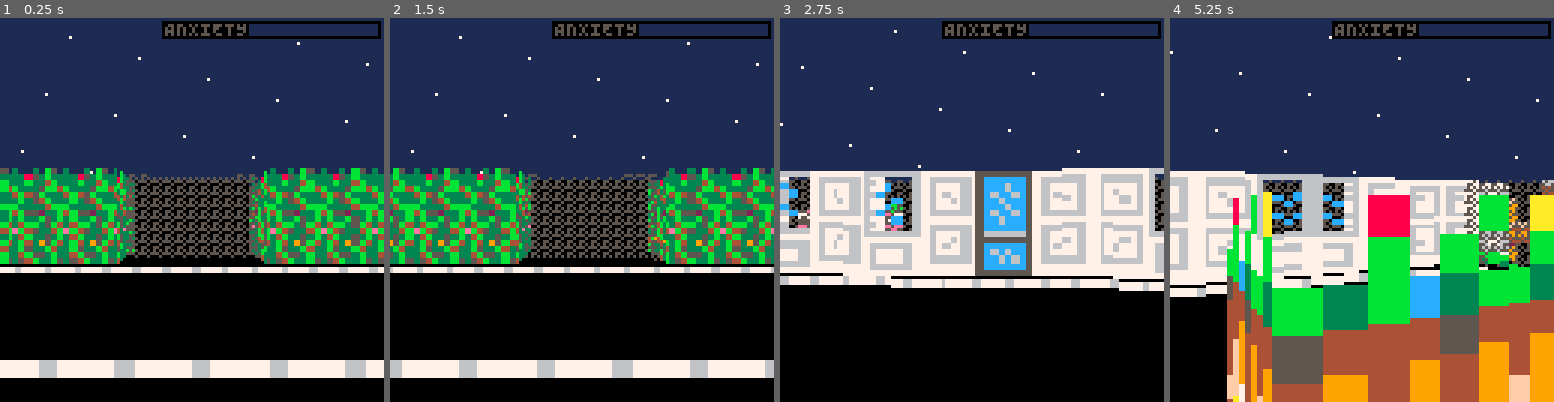
Above: before the commit, frames 1-4 (left to right).
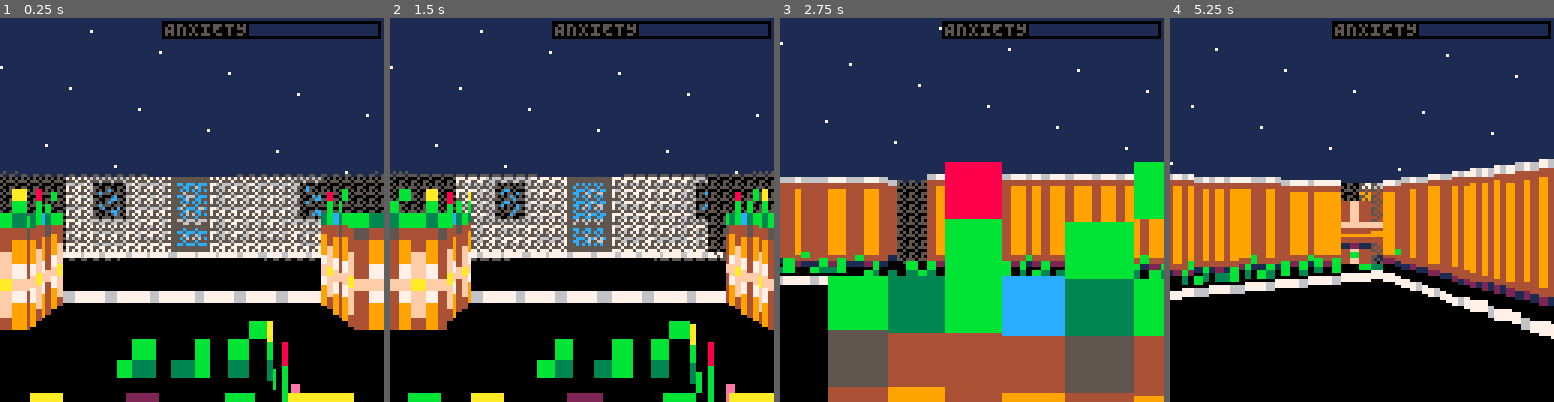
Above: after the commit, the same moments.

Repository: jcwilk/anx
Game: PICO-8 cartridge anx.p8
The game is run twice, just before and just after one commit, with the same random seed, the same clock (stepped at 60 frames per second) and the same inputs.
Inputs:
- Up to frame 1 (0.25 s): no input
- Up to frame 2 (1.5 s): tap X (X key) at 0.33, 1.07 s; tap O (Z key) at 0.7 s
- Up to frame 3 (2.75 s): hold Right 1.6-2.1 s; tap O (Z key) at 1.7, 2.1, 2.5 s; tap X (X key) at 1.85 s; hold Up 2.15-2.42 s; hold Right from 2.47 s (still down)
- Up to frame 4 (5.25 s): tap O (Z key) every 0.4 s from 2.9 to 4.9 s; tap X (X key) at 2.97, 4.08, 5.2 s; release Right at 3.03 s; hold Left 3.08-3.58 s; hold Down 3.63-3.97 s; hold Right 4.02-4.68 s; hold Up 4.73-5.03 s; hold Left from 5.08 s (still down)

The runs differ from the first frame. In frame 1, 34% of the frame differs, in the area x 0-100%, y 3-100%; in frame 2, 34%; in frame 3, 56%, in the area x 0-100%, y 2-100%; in frame 4, 54%.

Commit message:
Make mobs avoid each other, still a bit buggy

Diff:
--- a/anx.p8
+++ b/anx.p8
@@ -830,30 +830,44 @@
   end
  end
 
+ local function is_other_mob(mob,x,y)
+  if mob_round_map[x] and mob_round_map[x][y] then
+   for mindex=1,#mob_round_map[x][y] do
+    if mob_round_map[x][y][mindex].id != mob.id then
+     return true
+    end
+   end
+  end
+  return false
+ end
+
+ local function reset_mob_path(mob)
+  local check_can_pass = function(x,y)
+
+   return (not is_other_mob(mob,x,y)) and ( not is_sprite_wall(mapget(x,-y))) or (not is_sprite_wall_solid(mapget(x,-y)) )
+  end
+
+  --(sx,sy,fx,fy,max_length,check_can_pass)
+  mob.path = find_path(round(mob.coords.x), round(mob.coords.y), round(player.coords.x), round(player.coords.y),8,check_can_pass)
+  mob.path_index = 1
+  --debugmob = mob
+  -- printh("PATH size "..#mob.path)
+  -- for v in all(mob.path) do
+  --   printh("x"..v[1])
+  --   printh("y"..v[2])
+  --   printh("------")
+  -- end
+  return mob.path and #mob.path > 0
+ end
+
  local function follow_path(mob)
   local m_to_p=mob.coords-player.coords
   local distance=m_to_p:tomagnitude()
 
-  local reset_mob_path = function()
-   local check_can_pass = function(x,y)
-    return not ( is_sprite_wall(mapget(x,y)) and is_sprite_wall_solid(mapget(x,y)) )
-   end
-
-   --(sx,sy,fx,fy,max_length,check_can_pass)
-   mob.path = find_path(round(mob.coords.x), -round(mob.coords.y), round(player.coords.x), -round(player.coords.y),8,check_can_pass)
-   mob.path_index = 1
-   --debugmob = mob
-   -- printh("PATH size "..#mob.path)
-   -- for v in all(mob.path) do
-   --   printh("x"..v[1])
-   --   printh("y"..v[2])
-   --   printh("------")
-   -- end
-   return mob.path and #mob.path > 0
-  end
+
 
   if (not mob.path or mob.path_index > #mob.path) and distance < 4 and mob.is_pathfinding then
-   if not reset_mob_path() then
+   if not reset_mob_path(mob) then
     mob.is_pathfinding = false
     local deferred = function()
      mob.is_pathfinding = true
@@ -866,7 +880,7 @@
    if mob.path and #mob.path > 0 and mob.path_index <= #mob.path then
     local next_path = mob.path[mob.path_index]
     if next_path then
-     return makevec2d(next_path[1],-next_path[2])
+     return makevec2d(next_path[1],next_path[2])
     end
    end
 
@@ -885,13 +899,21 @@
    end
   end
 
-  if next_coords then
+  if next_coords and distance > 1 then
    if (mob.coords-next_coords):tomagnitude() < .05 then
     if distance < 4 then
-     reset_mob_path()
+     reset_mob_path(mob)
     end
     mob.path_index += 1 --skip 1 even if we reset because the first spot is where we already are
     next_coords = get_next_coords()
+
+    -- if next_coords and mob.path_index > 2 and is_other_mob(mob,next_coords.x,next_coords.y) then
+    --   blah()
+    --   --mob.path = false
+    --   reset_mob_path(mob)
+    --   --mob.path_index += 1
+    --   return
+    -- end
    end
 
    if next_coords then
@@ -908,6 +930,7 @@
  local function reset_position(mob)
   mob.coords = mob.orig_coords
   mob.bearing = mob.orig_bearing
+  mob.path = false
  end
 
  return function(sprite_id,coords,bearing)
@@ -1165,7 +1188,7 @@
  orig_turn_amount=.01
  orig_speed = .1
  max_anxiety = 40
- panic_attack_duration = 300
+ panic_attack_duration = 150
  panic_attack_remaining = panic_attack_duration --this gets overwritten anyways
 
  --debug stuff, disable for release
@@ -1181,7 +1204,7 @@
 
  mobile_pool = make_pool()
  wall_pool = make_pool()
- player = makeplayer(false,makevec2d(31,-31),makeangle(0))
+ player = makeplayer(false,makevec2d(29,-31),makeangle(1/4))
 
  for x=0,127 do
   for y=0,63 do
@@ -1222,8 +1245,6 @@
  paid_for_whisky = false
  payment_progress = 0
 
- mob_pos_map={}
-
  respawn()
 end
 
@@ -1274,6 +1295,10 @@
 
   has_whisky = false
  end
+
+ mob_pos_map={}
+ mob_round_map={}
+ reset_mob_position_maps()
 end
 
 function draw_debug()
@@ -1622,6 +1647,30 @@
  anxiety_recover_cooldown = 10
 end
 
+function reset_mob_position_maps()
+ mob_pos_map={}
+ mob_round_map={}
+ local x,y
+ mobile_pool:each(function(mob)
+  for x=flr(mob.coords.x),ceil(mob.coords.x) do
+   for y=flr(mob.coords.y),ceil(mob.coords.y) do
+    mob_pos_map[x] = mob_pos_map[x] or {}
+    mob_pos_map[x][y] = mob_pos_map[x][y] or {}
+    add(mob_pos_map[x][y],mob)
+   end
+  end
+  x=round(mob.coords.x)
+  y=round(mob.coords.y)
+  if not mob_round_map[x] then
+   mob_round_map[x] = {}
+  end
+  if not mob_round_map[x][y] then
+   mob_round_map[x][y] = {}
+  end
+  add(mob_round_map[x][y],mob)
+ end)
+end
+
 function _update()
  if skip_update then
   return
@@ -1694,6 +1740,8 @@
  update_popup()
 
  update_panic_offsets()
+
+ reset_mob_position_maps()
 end
 
 function draw_stars()
@@ -1865,17 +1913,6 @@
  else
   draw_background()
 
-  mob_pos_map={}
-  mobile_pool:each(function(mob)
-   for x=flr(mob.coords.x),ceil(mob.coords.x) do
-    for y=flr(mob.coords.y),ceil(mob.coords.y) do
-     mob_pos_map[x] = mob_pos_map[x] or {}
-     mob_pos_map[x][y] = mob_pos_map[x][y] or {}
-     add(mob_pos_map[x][y],mob)
-    end
-   end
-  end)
-
   raycast_walls()
 
   draw_anxiety_bar()
@@ -2058,11 +2132,11 @@
 000d0000010a00010101000b01000000848400000000000000000000000000008080010a0101004040800d0d01000000000000008080004040000d0d0000000000000000000000000000000000000000000000000000000000000000000000000000000000000000000000000000000000000000000000000000000000000000
 0000000000000000000000000000000000000000000000000000000000000000000000000000000000000000000000000000000000000000000000000000000000000000000000000000000000000000000000000000000000000000000000000000000000000000000000000000000000000000000000000000000000000000
 __map__
-06060606060606060606060606060606060606060606060606060606060606060606060606060606060606060606060606060606060606060606060606060606020000000000000000000002020202020200000000000002010000010100002b000001010000010f00000000002200000000000000000000000000000000000f
-060000000000000000000000000000000000000000000000000000000000000000000000000000000000000000000000000000000000000000000000000000060200000000000000000000020000000002000000000000020100000101090000000901010000010f00002200000000000000000000000000000000000000000f
-060000000000000000000000000000000000000000000000000000000000000000000000000000000000000000000000000000000000000000000000000000060200000000000000000000020000000002000000000000020100000101010101010101010000012c00002222000000000000000000000000000000000000000f
+06060606060606060606060606060606060606060606060606060606060606060606060606060606060606060606060606060606060606060606060606060606020000000000000000000002020202020200000000000002010000010100002b000001010000010f0000000000000000000c00000c000000000000000000000f
+060000000000000000000000000000000000000000000000000000000000000000000000000000000000000000000000000000000000000000000000000000060200000000000000000000020000000002000000000000020100000101090000000901010000010f000000000000000c200c210000000000000000000000000f
+060000000000000000000000000000000000000000000000000000000000000000000000000000000000000000000000000000000000000000000000000000060200000000000000000000020000000002000000000000020100000101010101010101010000012c000000000000000c0000000000000000000000000000000f
 060000000000000000000000000000000000000000000000000000000000000000000000000000000000000000000000000000000000000000000000000000060200000000000000000000020000000002000000000000020100000101010101010101010000012c00000000000000000000000000000000000000000000000f
-060000000000000000000000000000000000000000000000000000000000000000060000000000000000000000000000000000000000000000000000000000060202020202020202020202020202020202020200020202020100000000000000000000000000010f00000000220000000000000000000000000000000000000f
+060000000000000000000000000000000000000000000000000000000000000000060000000000000000000000000000000000000000000000000000000000060202020202020202020202020202020202020200020202020100000000000000000000000000010f00000000000000000000000000000000000000000000000f
 060000000000000000000000000000000000000000000000000000000006000000060000000000000000000000000000000000000000000000000000000000060200000000000000000000000000000000000000000000020100000000000000000000000000010f00000000000000000000000000000000000000000000000f
 060000000000000000000000000000000000000000000000000000000006000000060000000000000000000000000000000000000000000000000000000000060200000000000000000000000000000000000000000000020101010101010101010101010101010f00002200000000000000000000000000000000000000000f
 060000000000000000000000000000000000000000000000000000001106000000061100000000000000000000000000000000000000000000000000000000060200000000000000000000000000000000000000000000023b3b3b3b3b3b3b3b3b3b3b3b3b3b3b0f00000000000000000000000000000000000000000000000f
@@ -2083,12 +2157,12 @@
 060000000000000000000000000000000000000000000000000000000006000000060000000000000000000000000000000000000000000000000000000000060a000008000020000000000000000000000000000000000000000000000800002c0000000000000f00000000000000000000000000000000000000000000000f
 060606060606060606060606060606060606060606060606060606060606000000060606060606060606060606060606060606060606060606060606000000060a000008000000200000000000000000000000000000000000000000000800002c0000000000000f00000000000000000000000000000000000000000000000f
 0202020202020202020202020202020202020202020202020101010101010101010101010101010f0f0f0f0f0f0f0f0f0f0f0f0f0f0f0f0f0f0f0f0f0f230f0f0a000008000000000000000000000000000000000000000000000000000800000f0000000000000f00000000000000000000000000000000000000000000000f
-0200000000000000000000000000000002000000000000020100000000000000000000000000010f000000242900290029002924000000000000000f0000000f0a000008000000000000000000000000000000000000000000000000210800000f0000000000000f00000000000000000000000000000000000000000000000f
+0200000000000000000000000000000002000000000000020100002020202020000000000000010f000000242900290029002924000000000000000f0000000f0a000008000000000000000000000000000000000000000000000000210800000f0000000000000f00000000000000000000000000000000000000000000000f
 0200000000000000000000000000000002000000000000020100000000000000000000000000010f002200242524252425242524000000000000000f0000000f0a000008212000000000000000000000000000000000000000000000000800002c0000000000000f00000000000000000000000000000000000000000000000f
-0200000000000000000000000000000002000000000000020100000101010101010101010000012c00220000000000000000000000000000000000230000000f0a000008000000000000000000000000000000000000000000000000000800002c0000000000000f00000000000000000000000000000000000000000000000f
-0200000000000000000000000000000002000000000000020100000101010101010101010000010f002200000000000000000000000000000000000f0f0f0f0f0a000008080808080808080808080808080808080808080808080808080800000f0000000000000000000000000000000000000000000000000000000000000f
-0200000000000000000000000000000002000000000000020100000101090000000901010000012c00000000000000000000000000000000000000000000000f0a000000090000090000090000090000000000000000000000000000000000000f0000000000000000000000000000000000000000000000000000000000000f
-020000000000000000000000000000000200000000000002010000010100003a000001010000010f00002200000000000000000000000000000000000000000f0a000000000000000000000000000000000000000000000000000000000000000f0000000000000000000000000000000000000000000000000000000000000f
+0200000000000000000000000000000002000000000000020100000101010101010101010000012c00220000200000000000000021000000000000230000000f0a000008000000000000000000000000000000000000000000000000000800002c0000000000000f00000000000000000000000000000000000000000000000f
+0200000000000000000000000000000002000000000000020100000101010101010101010000010f0022002100000000000000000c0000000000000f0f0f0f0f0a000008080808080808080808080808080808080808080808080808080800000f0000000000000000000000000000000000000000000000000000000000000f
+0200000000000000000000000000000002000000000000020100000101090000000901010000012c0022000000000000222200000c200000000000000000000f0a000000090000090000090000090000000000000000000000000000000000000f0000000000000000000000000000000000000000000000000000000000000f
+020000000000000000000000000000000200000000000002010000010100003a000001010000010f00000000000000000000000000000000000000000000000f0a000000000000000000000000000000000000000000000000000000000000000f0000000000000000000000000000000000000000000000000000000000000f
 0200000000000000000000000000000002000000000000050100000101002b3a3b0001010000012300000000000000000000000000000000000000000000000f0a0a0a0a0a0a0a0a0a0a0a0a0a0a0a0a0a0a0a0a0a0a0a0a0a0a0a0a0a0a0a0a0f0f0f0f0f0f0f0f0f0f0f0f0f0f0f0f0f0f0f0f0f0f0f0f0f0f0f0f0f0f0f0f
 
 
--- a/main.lua
+++ b/main.lua
@@ -9,7 +9,7 @@
   orig_turn_amount=.01
   orig_speed = .1
   max_anxiety = 40
-  panic_attack_duration = 300
+  panic_attack_duration = 150
   panic_attack_remaining = panic_attack_duration --this gets overwritten anyways
 
   --debug stuff, disable for release
@@ -25,7 +25,7 @@
 
   mobile_pool = make_pool()
   wall_pool = make_pool()
-  player = makeplayer(false,makevec2d(31,-31),makeangle(0))
+  player = makeplayer(false,makevec2d(29,-31),makeangle(1/4))
 
   for x=0,127 do
     for y=0,63 do
@@ -66,8 +66,6 @@
   paid_for_whisky = false
   payment_progress = 0
 
-  mob_pos_map={}
-
   respawn()
 end
 
@@ -118,6 +116,10 @@
 
     has_whisky = false
   end
+
+  mob_pos_map={}
+  mob_round_map={}
+  reset_mob_position_maps()
 end
 
 function draw_debug()
@@ -466,6 +468,30 @@
   anxiety_recover_cooldown = 10
 end
 
+function reset_mob_position_maps()
+  mob_pos_map={}
+  mob_round_map={}
+  local x,y
+  mobile_pool:each(function(mob)
+    for x=flr(mob.coords.x),ceil(mob.coords.x) do
+      for y=flr(mob.coords.y),ceil(mob.coords.y) do
+        mob_pos_map[x] = mob_pos_map[x] or {}
+        mob_pos_map[x][y] = mob_pos_map[x][y] or {}
+        add(mob_pos_map[x][y],mob)
+      end
+    end
+    x=round(mob.coords.x)
+    y=round(mob.coords.y)
+    if not mob_round_map[x] then
+      mob_round_map[x] = {}
+    end
+    if not mob_round_map[x][y] then
+      mob_round_map[x][y] = {}
+    end
+    add(mob_round_map[x][y],mob)
+  end)
+end
+
 function _update()
   if skip_update then
     return
@@ -517,9 +543,6 @@
     set_skybox(curr_tile_sprite_id)
   end
 
-
-
-
   tick_anxiety()
 
   tick_bearing_v()
@@ -538,6 +561,8 @@
   update_popup()
 
   update_panic_offsets()
+
+  reset_mob_position_maps()
 end
 
 function draw_stars()
@@ -709,17 +734,6 @@
   else
     draw_background()
 
-    mob_pos_map={}
-    mobile_pool:each(function(mob)
-      for x=flr(mob.coords.x),ceil(mob.coords.x) do
-        for y=flr(mob.coords.y),ceil(mob.coords.y) do
-          mob_pos_map[x] = mob_pos_map[x] or {}
-          mob_pos_map[x][y] = mob_pos_map[x][y] or {}
-          add(mob_pos_map[x][y],mob)
-        end
-      end
-    end)
-
     raycast_walls()
 
     draw_anxiety_bar()
--- a/sprites.p8
+++ b/sprites.p8
@@ -830,30 +830,44 @@
     end
   end
 
+  local function is_other_mob(mob,x,y)
+    if mob_round_map[x] and mob_round_map[x][y] then
+      for mindex=1,#mob_round_map[x][y] do
+        if mob_round_map[x][y][mindex].id != mob.id then
+          return true
+        end
+      end
+    end
+    return false
+  end
+
+  local function reset_mob_path(mob)
+    local check_can_pass = function(x,y)
+
+      return (not is_other_mob(mob,x,y)) and ( not is_sprite_wall(mapget(x,-y))) or (not is_sprite_wall_solid(mapget(x,-y)) )
+    end
+
+    --(sx,sy,fx,fy,max_length,check_can_pass)
+    mob.path = find_path(round(mob.coords.x), round(mob.coords.y), round(player.coords.x), round(player.coords.y),8,check_can_pass)
+    mob.path_index = 1
+    --debugmob = mob
+    -- printh("PATH size "..#mob.path)
+    -- for v in all(mob.path) do
+    --   printh("x"..v[1])
+    --   printh("y"..v[2])
+    --   printh("------")
+    -- end
+    return mob.path and #mob.path > 0
+  end
+
   local function follow_path(mob)
     local m_to_p=mob.coords-player.coords
     local distance=m_to_p:tomagnitude()
 
-    local reset_mob_path = function()
-      local check_can_pass = function(x,y)
-        return not ( is_sprite_wall(mapget(x,y)) and is_sprite_wall_solid(mapget(x,y)) )
-      end
-
-      --(sx,sy,fx,fy,max_length,check_can_pass)
-      mob.path = find_path(round(mob.coords.x), -round(mob.coords.y), round(player.coords.x), -round(player.coords.y),8,check_can_pass)
-      mob.path_index = 1
-      --debugmob = mob
-      -- printh("PATH size "..#mob.path)
-      -- for v in all(mob.path) do
-      --   printh("x"..v[1])
-      --   printh("y"..v[2])
-      --   printh("------")
-      -- end
-      return mob.path and #mob.path > 0
-    end
+
 
     if (not mob.path or mob.path_index > #mob.path) and distance < 4 and mob.is_pathfinding then
-      if not reset_mob_path() then
+      if not reset_mob_path(mob) then
         mob.is_pathfinding = false
         local deferred = function()
           mob.is_pathfinding = true
@@ -866,7 +880,7 @@
       if mob.path and #mob.path > 0 and mob.path_index <= #mob.path then
         local next_path = mob.path[mob.path_index]
         if next_path then
-          return makevec2d(next_path[1],-next_path[2])
+          return makevec2d(next_path[1],next_path[2])
         end
       end
 
@@ -885,13 +899,21 @@
       end
     end
 
-    if next_coords then
+    if next_coords and distance > 1 then
       if (mob.coords-next_coords):tomagnitude() < .05 then
         if distance < 4 then
-          reset_mob_path()
+          reset_mob_path(mob)
         end
         mob.path_index += 1 --skip 1 even if we reset because the first spot is where we already are
         next_coords = get_next_coords()
+
+        -- if next_coords and mob.path_index > 2 and is_other_mob(mob,next_coords.x,next_coords.y) then
+        --   blah()
+        --   --mob.path = false
+        --   reset_mob_path(mob)
+        --   --mob.path_index += 1
+        --   return
+        -- end
       end
 
       if next_coords then
@@ -908,6 +930,7 @@
   local function reset_position(mob)
     mob.coords = mob.orig_coords
     mob.bearing = mob.orig_bearing
+    mob.path = false
   end
 
   return function(sprite_id,coords,bearing)
Not shown, changed: 74 lines of the sprite sheet (__gfx__) section of anx.p8
